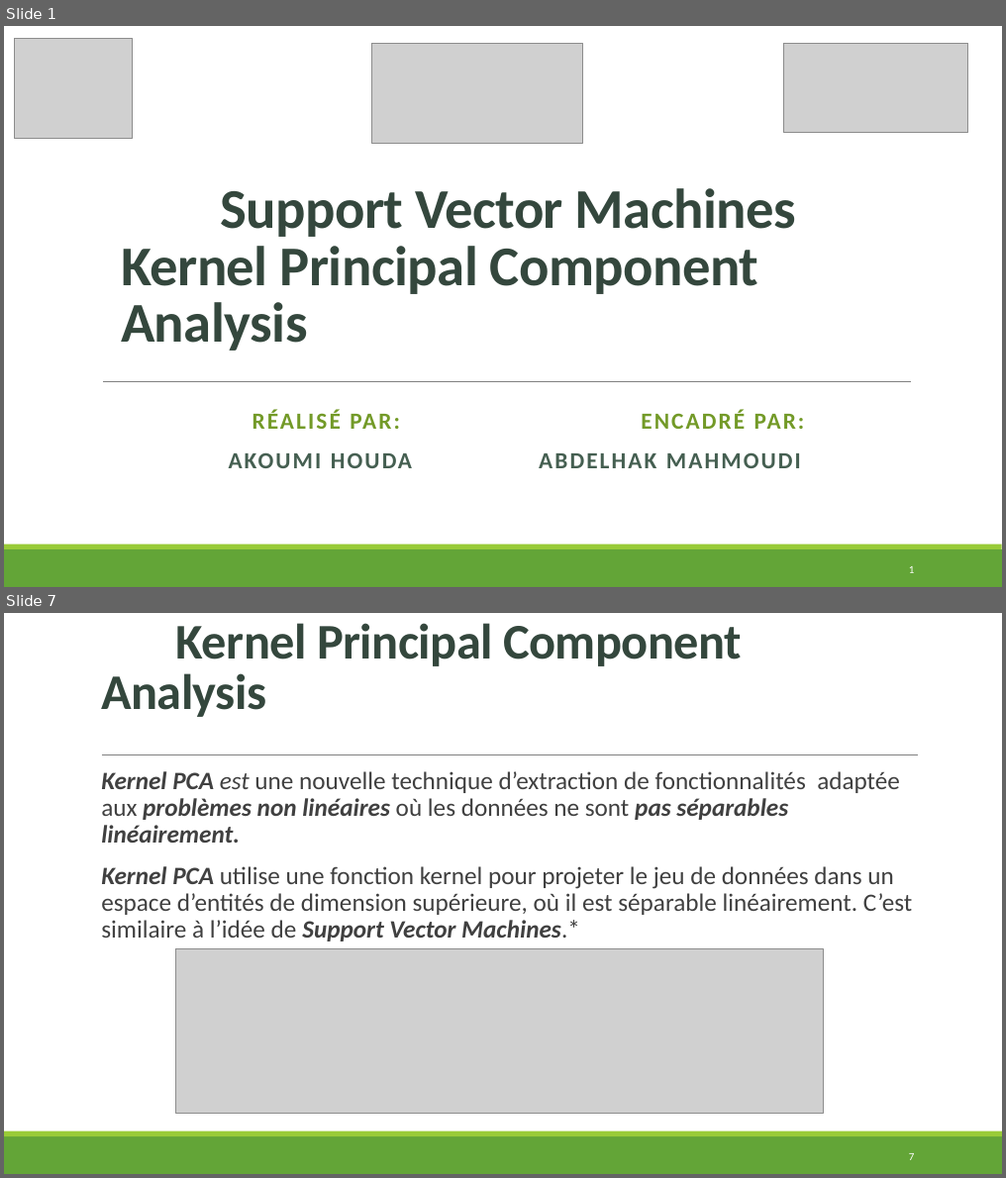
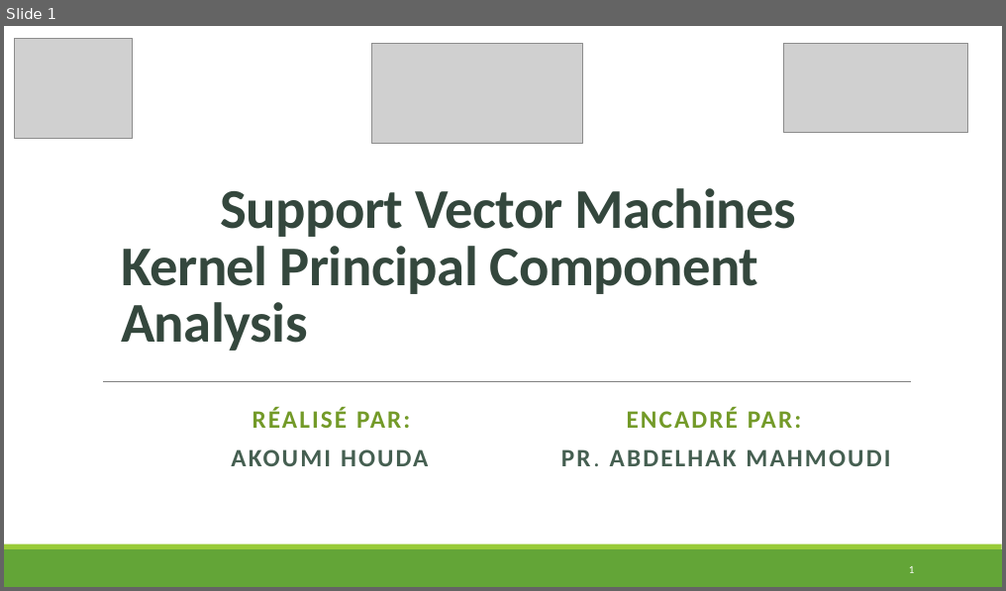
Before and after one commit to HOU-D/Machine-learning-project-, a slide deck: ML_AKOUMI HOUDA.pptx. Shown one above the other, each under a label of ours: slides 1 and 7 before the commit, slide 1 after it; the slides between them are not shown. The pictures are 1006x1178 and 1006x591 pixels, drawn with LibreOffice and Linux fonts; fonts in the diff are those of the drawing; grey boxes stand for pictures. Boxes give left, top, right and bottom in pixels: in the first picture for what was removed or moved away, otherwise in the second. Text is boxed around its words. In the diff, an @@ line names an element or a change of style, - is before the commit and + after.

```diff
--- a/ML_AKOUMI HOUDA.pptx
+++ b/ML_AKOUMI HOUDA.pptx
@@ slide 7 removed at <box>4,613,1002,1174</box>, background #FFFFFF; not listed: 2 template elements that a slide beside it also shows @@
@@ title removed at <box>101,623,742,717</box> @@
-Kernel Principal Component Analysis
@@ line removed from (102, 756) to (918, 756) @@
@@ text removed at <box>101,771,913,942</box> @@
-  Kernel PCA est une nouvelle technique d’extraction de fonctionnalités adaptée aux problèmes non linéaires où les données ne sont pas séparables linéairement.
-  Kernel PCA utilise une fonction kernel pour projeter le jeu de données dans un espace d’entités de dimension supérieure, où il est séparable linéairement. C’est similaire à l’idée de Support Vector Machines.*
@@ picture removed at <box>176,950,823,1113</box> @@
@@ page number removed at <box>909,1154,915,1160</box> @@
-7
@@ slide 1 changed as well @@
@@ subtitle at <box>252,408,801,428</box>: size 22.2 to 24 pt in "RÉALISÉ PAR: ENCADRÉ PAR:"; line spacing 0.9 to 0.8 @@
@@ subtitle at <box>231,450,890,467</box>: text changed; size 22.2 to 24 pt @@
-AKOUMI HOUDA ABDELHAK MAHMOUDI
+AKOUMI HOUDA PR. ABDELHAK MAHMOUDI
```
Also in this commit, not shown: 3 other slides changed, 6 slides added, 5 other slides removed.
